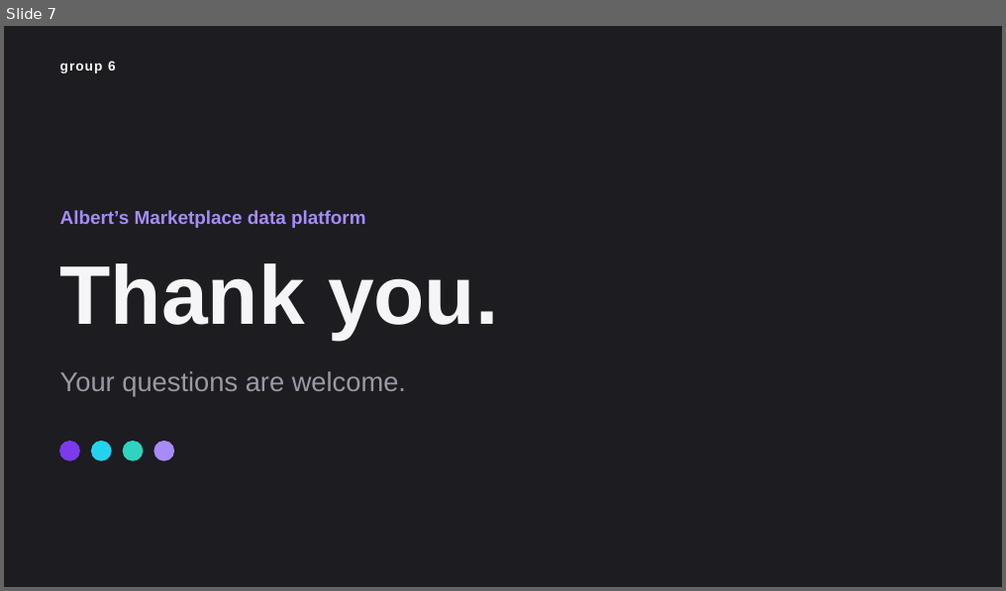
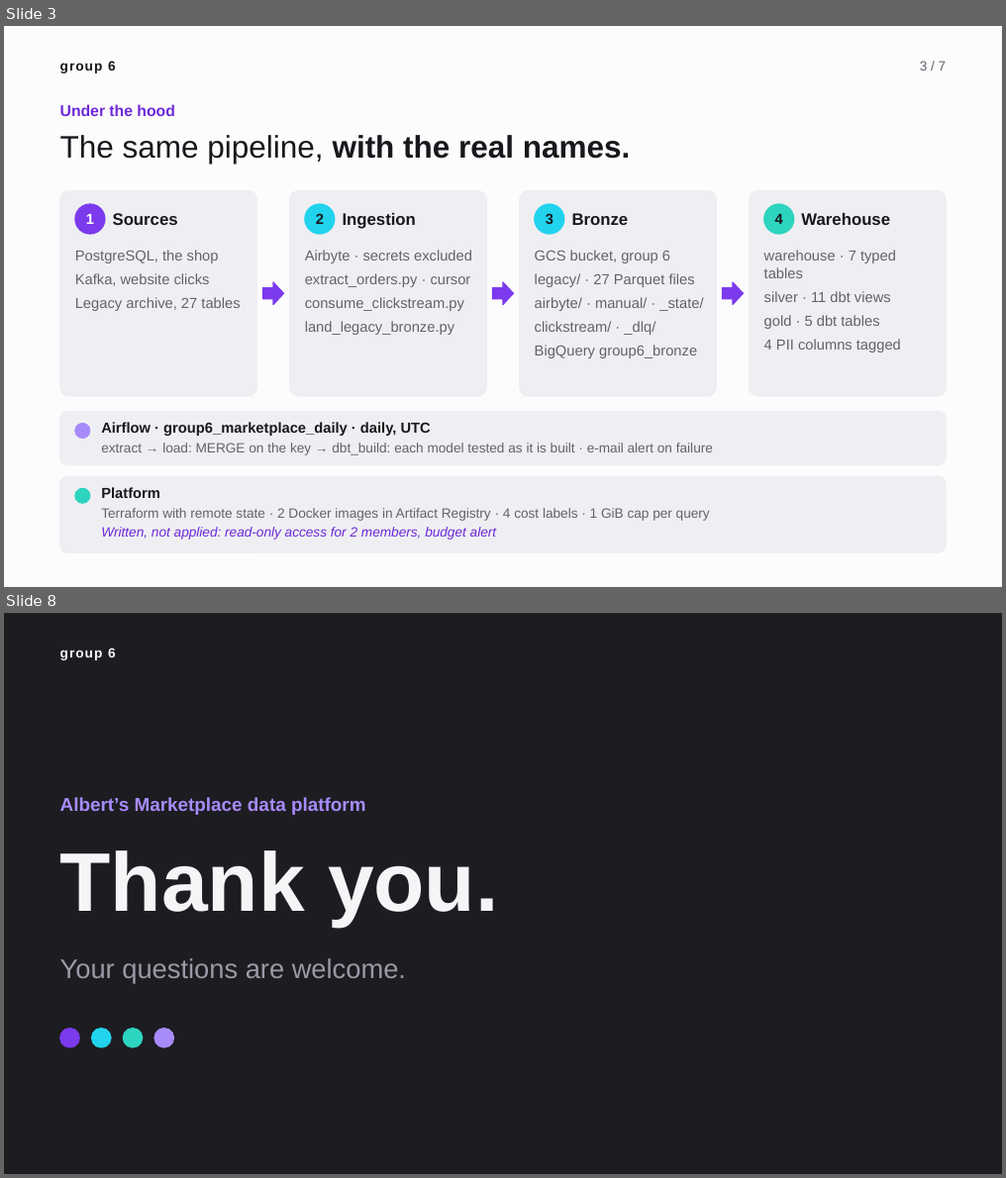
Before and after one commit to antotototototo18/albert-marketplace-data-platform, a slide deck: docs/presentation/group6-pitch.pptx. Shown one above the other, each under a label of ours: slide 7 before the commit, slides 3 and 8 after it; the slides between them are not shown. The pictures are 1006x591 and 1006x1178 pixels, drawn with LibreOffice and Linux fonts; fonts in the diff are those of the drawing. Boxes give left, top, right and bottom in pixels: in the first picture for what was removed or moved away, otherwise in the second. Text is boxed around its words. In the diff, an @@ line names an element or a change of style, - is before the commit and + after.

Commit message:
Deck : schéma détaillé après la slide 2, et architecture à jour
- Nouvelle slide 3 « Under the hood » : le même pipeline avec les vrais noms
  (bucket, datasets, DAG, Terraform, images). Colin la montre quelques
  secondes, sans la présenter. Les slides du pitch passent de 6 à 7.
- Script et README renumérotés, passage à Benjamin déplacé après la slide 3.
- docs/architecture.md : le schéma Mermaid ajoute les images (L06),
  Terraform (L08), les labels (L09), les policy tags, le test anti-PII et
  l'effacement (L10), et ce qui est écrit mais pas appliqué.

```diff
--- a/docs/presentation/group6-pitch.pptx
+++ b/docs/presentation/group6-pitch.pptx
@@ slide 3 added at <box>4,26,1002,587</box>, background #FCFCFD @@
@@ text added at <box>60,61,116,74</box>, 13 pt, text #17171C, bold @@
+group 6
@@ text added at <box>920,61,946,71</box>, 13 pt, text #62626D @@
+3 / 7
@@ text added at <box>60,104,174,116</box>, 15 pt, text #6D28D9, bold @@
+Under the hood
@@ text added at <box>60,135,630,164</box>, 30 pt, text #17171C, bold @@
+The same pipeline, with the real names.
@@ rounded rectangle added at <box>60,190,257,396</box>, fill #EFEFF3, outline #EFEFF3 1 pt @@
@@ rounded rectangle added at <box>290,190,487,396</box>, fill #EFEFF3, outline #EFEFF3 1 pt @@
@@ rounded rectangle added at <box>520,190,717,396</box>, fill #EFEFF3, outline #EFEFF3 1 pt @@
@@ rounded rectangle added at <box>748,190,945,396</box>, fill #EFEFF3, outline #EFEFF3 1 pt @@
@@ ellipse added at <box>75,204,105,234</box>, fill #7C3AED, outline #7C3AED 1 pt @@
@@ text added at <box>86,214,94,224</box>, 14 pt, text #FFFFFF, bold @@
+1
@@ text added at <box>113,213,178,225</box>, 16 pt, text #17171C, bold @@
+Sources
@@ ellipse added at <box>305,204,335,234</box>, fill #22D3EE, outline #22D3EE 1 pt @@
@@ text added at <box>316,213,324,224</box>, 14 pt, text #17171C, bold @@
+2
@@ text added at <box>343,213,416,229</box>, 16 pt, text #17171C, bold @@
+Ingestion
@@ ellipse added at <box>535,204,564,234</box>, fill #22D3EE, outline #22D3EE 1 pt @@
@@ text added at <box>546,214,553,224</box>, 14 pt, text #17171C, bold @@
+3
@@ text added at <box>572,213,629,225</box>, 16 pt, text #17171C, bold @@
+Bronze
@@ ellipse added at <box>764,204,794,234</box>, fill #2DD4BF, outline #2DD4BF 1 pt @@
@@ text added at <box>775,214,783,224</box>, 14 pt, text #17171C, bold @@
+4
@@ text added at <box>801,213,890,225</box>, 16 pt, text #17171C, bold @@
+Warehouse
@@ text added at <box>75,250,240,311</box>, 14 pt, text #62626D @@
+PostgreSQL, the shop
+Kafka, website clicks
+Legacy archive, 27 tables
@@ text added at <box>305,250,472,335</box>, 14 pt, text #62626D @@
+Airbyte · secrets excluded
+extract_orders.py · cursor
+consume_clickstream.py
+land_legacy_bronze.py
@@ text added at <box>535,250,703,359</box>, 14 pt, text #62626D @@
+GCS bucket, group 6
+legacy/ · 27 Parquet files
+airbyte/ · manual/ · _state/
+clickstream/ · _dlq/
+BigQuery group6_bronze
@@ text added at <box>764,250,901,353</box>, 14 pt, text #62626D @@
+warehouse · 7 typed tables
+silver · 11 dbt views
+gold · 5 dbt tables
+4 PII columns tagged
@@ right arrow added at <box>263,282,284,304</box>, fill #7C3AED, outline #7C3AED 1 pt @@
@@ right arrow added at <box>493,282,514,304</box>, fill #7C3AED, outline #7C3AED 1 pt @@
@@ right arrow added at <box>722,282,743,304</box>, fill #7C3AED, outline #7C3AED 1 pt @@
@@ rounded rectangle added at <box>60,411,945,466</box>, fill #EFEFF3, outline #EFEFF3 1 pt @@
@@ ellipse added at <box>75,424,90,439</box>, fill #A78BFA, outline #A78BFA 1 pt @@
@@ text added at <box>101,422,713,456</box>, 13 pt, text #62626D @@
+Airflow · group6_marketplace_daily · daily, UTC
+extract → load: MERGE on the key → dbt_build: each model tested as it is built · e-mail alert on failure
@@ rounded rectangle added at <box>60,476,945,553</box>, fill #EFEFF3, outline #EFEFF3 1 pt @@
@@ ellipse added at <box>75,488,90,503</box>, fill #2DD4BF, outline #2DD4BF 1 pt @@
@@ text added at <box>101,487,710,540</box>, 13 pt, text #62626D @@
+Platform
+Terraform with remote state · 2 Docker images in Artifact Registry · 4 cost labels · 1 GiB cap per query
+Written, not applied: read-only access for 2 members, budget alert
@@ what was slide 7 is now slide 8 @@
```
Also in this commit, not shown: 6 slides changed, 4 other files.
